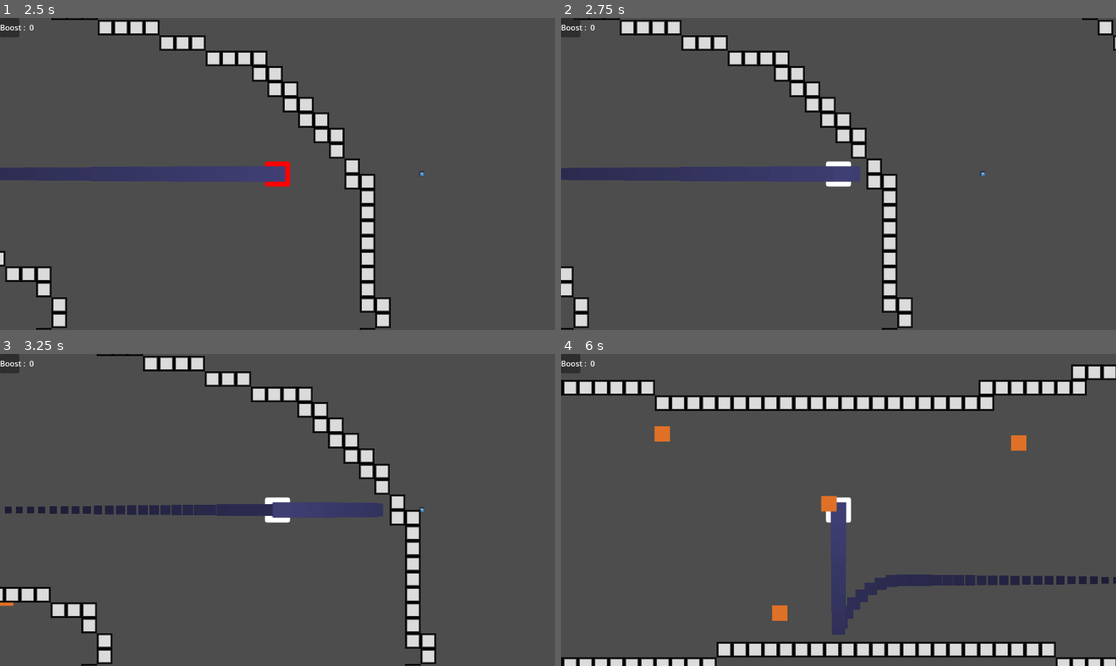
Above: before the commit, frames 1-4 (two rows, left to right).
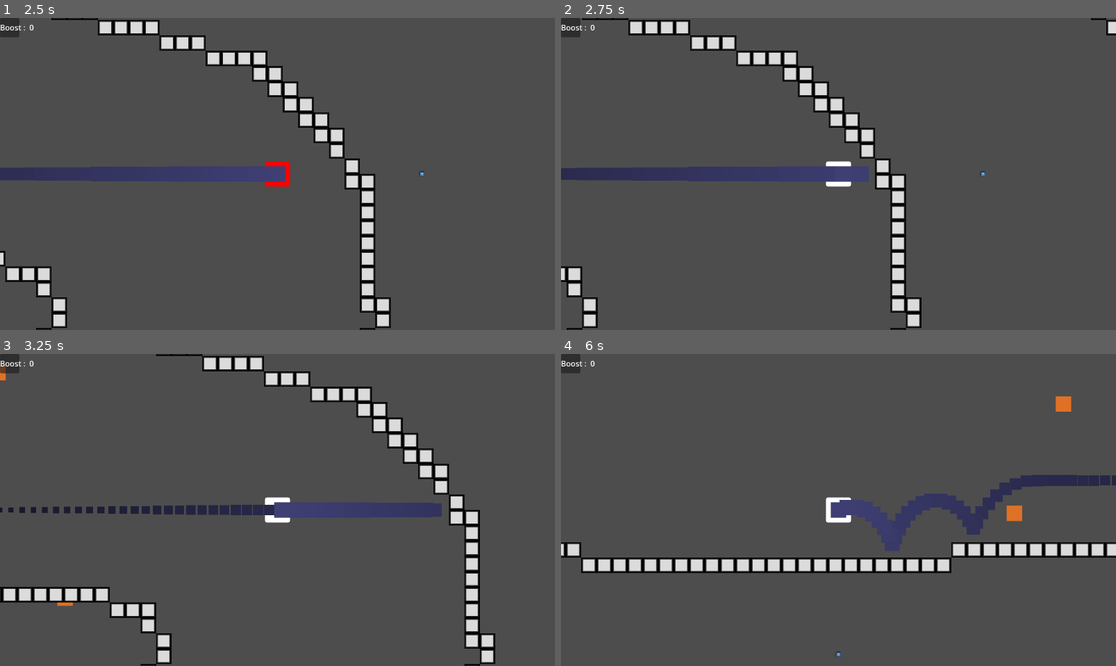
Above: after the commit, the same moments.

Repository: MikaelRoyet/ShootingStar
Game: Godot game, scene res://TestScene.tscn
The game is run twice, just before and just after one commit, with the same random seed, the same clock (stepped at 60 frames per second) and the same inputs. The engine's default icon, where the game draws it, is replaced by a stand-in: a white triangle on a blue panel in a dark square.
Inputs (mouse positions are in pixels of both pictures, inside the frame that each line leads up to):
- Up to frame 1 (2.5 s): tap Enter at 0.5 s; move the mouse to (399, 158) at 0.52 s; hold Right (right) 0.53-1.25 s; tap P (shield) at 0.6 s; click (399, 158) at 0.67 s; drag from (166, 189) to (177, 96) at 1.27 s; move the mouse to (333, 105) at 2.02 s; hold Right (right) from 2.03 s (still down); hold Alt from 2.03 s (still down)
- Up to frame 2 (2.75 s): keep holding Right (right); keep holding Alt
- Up to frame 3 (3.25 s): release Right (right) at 2.75 s; release Alt at 2.75 s; drag from (249, 572) to (111, 463) at 2.77 s
- Up to frame 4 (6 s): move the mouse to (1005, 556) at 3.52 s; hold A (left) 3.53-4.25 s; tap Enter at 3.6 s; drag from (672, 463) to (755, 432) at 4.27 s; move the mouse to (866, 510) at 5.02 s; hold S (down) 5.03-5.75 s; hold Shift 5.03-5.75 s; click (866, 510) at 5.17 s; drag from (755, 432) to (1093, 628) at 5.77 s

Frame 1 is identical in both runs. In frame 2, 5.5% of the frame differs, in the area x 0-100%, y 0-100%; in frame 3, 13%; in frame 4, 19%, in the area x 0-100%, y 3-100%.

Commit message:
Bouncing Wall

Diff:
--- a/CharacterController.gd
+++ b/CharacterController.gd
@@ -12,14 +12,14 @@
 var spriteCharacter
 
 #Trail
-var current_trail = Trail
+var current_trail
 
 #Speed
 var speed = CONST_SPEED
 const CONST_SPEED = 700.0
-const CONST_SPEED_MULTI = 1.5
+const CONST_SPEED_MULTI = 1.75
 const CONST_SPEED_NORMAL = 1
-const CONST_SPEED_SLOW = 0.5
+const CONST_SPEED_SLOW = 0.8
 
 #WallHit
 const CONST_DURATION_WALLHIT = 1
@@ -45,12 +45,16 @@
 	shieldDurationTimer = $DurationShield
 	durationWallHitTimer = $DurationWallHit
 	spriteCharacter = $Sprite2D
+	current_trail = $GPUParticles2D
 	spriteCharacter.modulate = Color(255,255,255,255)
-	#makeTrail()
 
 
 func _process(delta):
 	print(position)
+
+	#color trail / vitesse
+	#current_trail.set("color",Color(0,0,0,0))
+
 
 	if(Input.is_action_just_pressed("shield")):
 		shield()
@@ -88,7 +92,7 @@
 
 	collision = move_and_collide(velocity * delta)
 	if collision:
-		hitWall("collsion detections")
+		hitWall(collision)
 		print("I collided with ", collision.get_collider().name)
 
 
@@ -97,12 +101,12 @@
 	print("swwaappppappapapapapapaapapa")
 	position = (oldDirection * CONST_DASH_DISTANCE) + position
 
-func hitWall(info):
-	print(info)
+func hitWall(collision):
+	velocity = velocity.bounce(collision.get_normal())
 	set_speed(CONST_SPEED_SLOW)
 	durationWallHitTimer.start(CONST_DURATION_WALLHIT)
 	#rebond contre le mur
-	velocity = (-oldDirection).normalized() * speed
+
 
 	#Acceleration juste apres le wallhit cancel le slow
 
@@ -147,7 +151,3 @@
 func _on_duration_shield_timeout():
 	set_vulnerable(true)
 	spriteCharacter.modulate = Color(255,255,255,255)
-
-func makeTrail() -> void:
-	current_trail = Trail.create()
-	add_child(current_trail)
--- a/project.godot
+++ b/project.godot
@@ -62,14 +62,15 @@
 }
 acceleration={
 "deadzone": 0.5,
-"events": [Object(InputEventJoypadMotion,"resource_local_to_scene":false,"resource_name":"","device":-1,"axis":4,"axis_value":1.0,"script":null)
-, Object(InputEventKey,"resource_local_to_scene":false,"resource_name":"","device":-1,"window_id":0,"alt_pressed":false,"shift_pressed":false,"ctrl_pressed":false,"meta_pressed":false,"pressed":false,"keycode":0,"physical_keycode":32,"key_label":0,"unicode":32,"echo":false,"script":null)
+"events": [Object(InputEventKey,"resource_local_to_scene":false,"resource_name":"","device":-1,"window_id":0,"alt_pressed":false,"shift_pressed":false,"ctrl_pressed":false,"meta_pressed":false,"pressed":false,"keycode":0,"physical_keycode":32,"key_label":0,"unicode":32,"echo":false,"script":null)
+, Object(InputEventJoypadMotion,"resource_local_to_scene":false,"resource_name":"","device":-1,"axis":5,"axis_value":1.0,"script":null)
 ]
 }
 shield={
 "deadzone": 0.5,
 "events": [Object(InputEventKey,"resource_local_to_scene":false,"resource_name":"","device":-1,"window_id":0,"alt_pressed":false,"shift_pressed":false,"ctrl_pressed":false,"meta_pressed":false,"pressed":false,"keycode":0,"physical_keycode":80,"key_label":0,"unicode":112,"echo":false,"script":null)
 , Object(InputEventKey,"resource_local_to_scene":false,"resource_name":"","device":-1,"window_id":0,"alt_pressed":false,"shift_pressed":false,"ctrl_pressed":false,"meta_pressed":false,"pressed":false,"keycode":0,"physical_keycode":69,"key_label":0,"unicode":101,"echo":false,"script":null)
+, Object(InputEventJoypadMotion,"resource_local_to_scene":false,"resource_name":"","device":-1,"axis":4,"axis_value":1.0,"script":null)
 ]
 }
 
